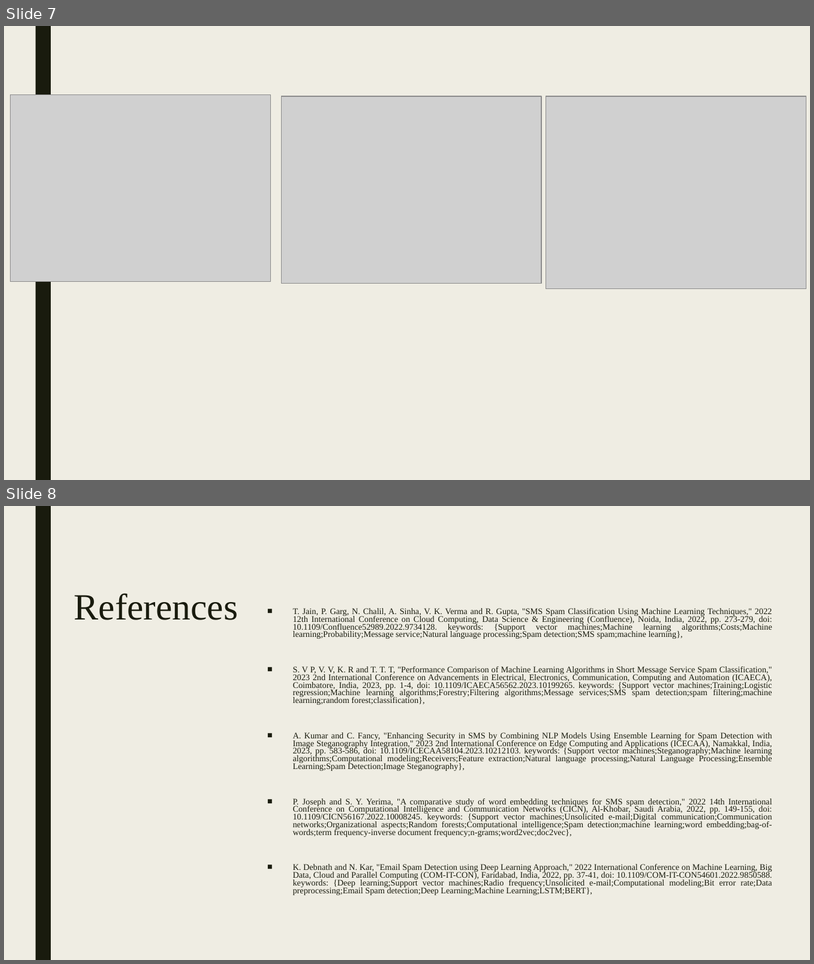
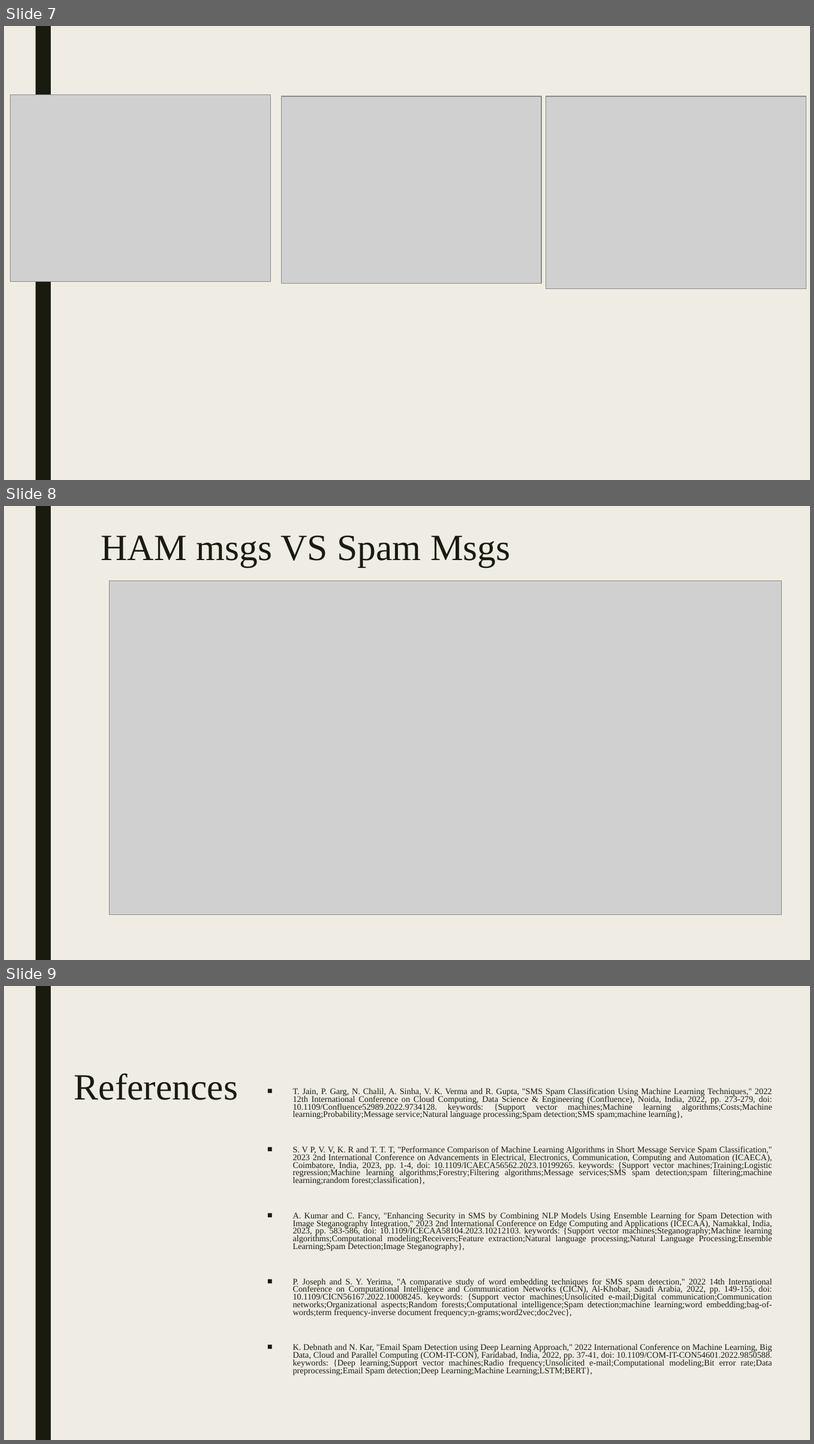
Before and after one commit to PremSai98160/NNDL_Project, a slide deck: NNDL project.pptx. Shown one above the other, each under a label of ours: slides 7 and 8 before the commit, slides 7, 8 and 9 after it. The pictures are 814x964 and 814x1444 pixels, drawn with LibreOffice and Linux fonts; fonts in the diff are those of the drawing; grey boxes stand for pictures. Boxes give left, top, right and bottom in pixels: in the first picture for what was removed or moved away, otherwise in the second. Text is boxed around its words. In the diff, an @@ line names an element or a change of style, - is before the commit and + after.

```diff
--- a/NNDL project.pptx
+++ b/NNDL project.pptx
@@ slide 8 added at (4, 506, 810, 960), background #EFEDE3; not listed: 1 template element that a slide beside it also shows @@
@@ title added at (101, 535, 510, 567), 44 pt, text #191B0E @@
+HAM msgs VS Spam Msgs
@@ picture added at (109, 580, 782, 915) @@
@@ what was slide 8 is now slide 9 @@
```
Also in this commit, not shown: 1 slide changed.
